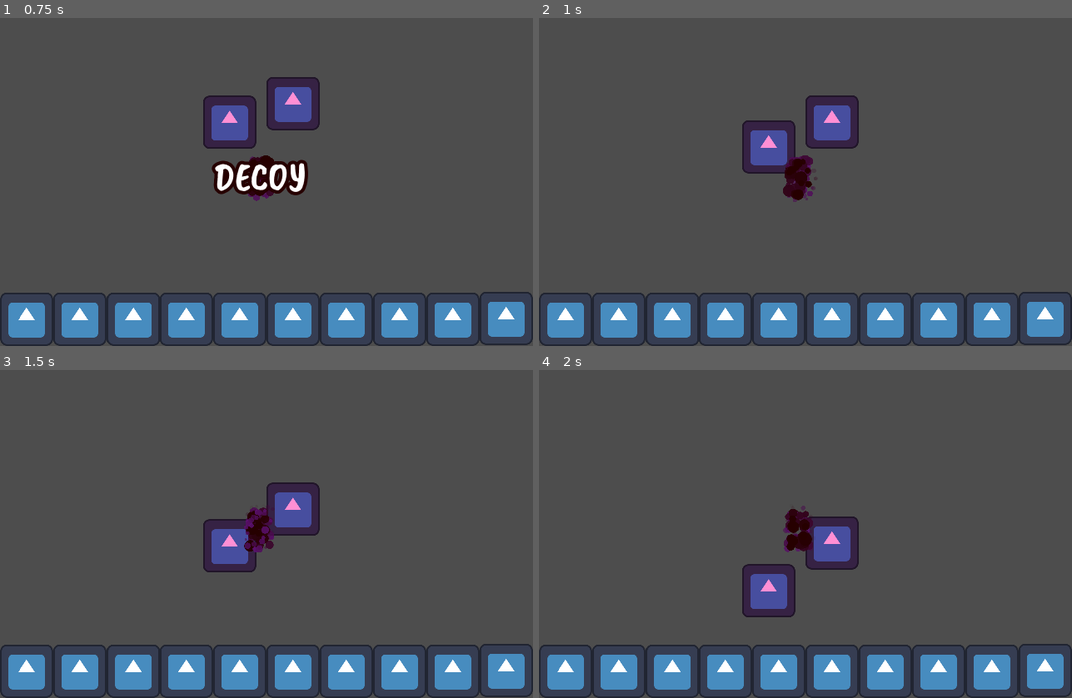
Above: before the commit, frames 1-4 (two rows, left to right).
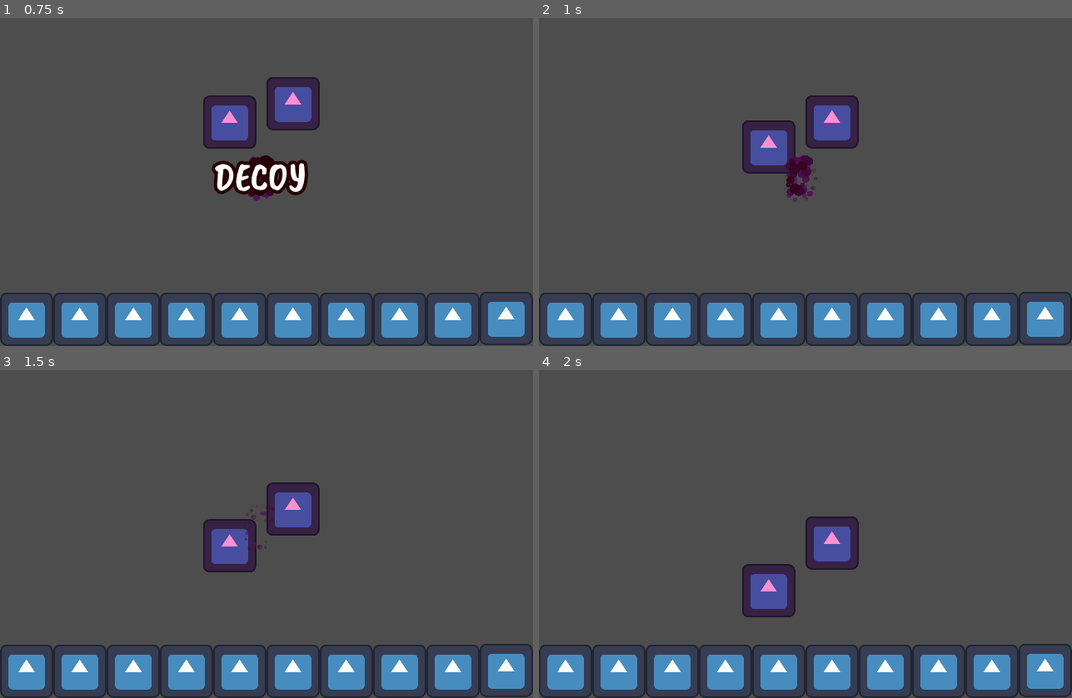
Above: after the commit, the same moments.

Repository: ozbonus/super_word_smash
Game: Godot game, scene res://tests/decoy_label_collision_test.tscn
Two runs of this game, one before a commit and one after it. Both use one fixed random seed, a clock stepped at 60 frames per second and the inputs below. This scene is started directly instead of the project's main scene. The engine's default icon, where the game draws it, is replaced by a stand-in: a white triangle on a blue panel in a dark square.
Inputs:
- Up to frame 1 (0.75 s): no input
- Up to frame 2 (1 s): no input
- Up to frame 3 (1.5 s): no input
- Up to frame 4 (2 s): no input

Frame 1 is identical in both runs. In frame 2, 0.3% of the frame differs, in the area x 45-52%, y 42-56%; in frame 3, 0.5%; in frame 4, 0.6%, in the area x 45-52%, y 41-56%.

Commit message:
Turn off particles during decoy fade out.

Diff:
--- a/components/goal.gd
+++ b/components/goal.gd
@@ -30,6 +30,7 @@
 	return warnings
 
 func fade_out() -> void:
+	particles.emitting = false
 	animation_player.play("fade")
 	pass
 
